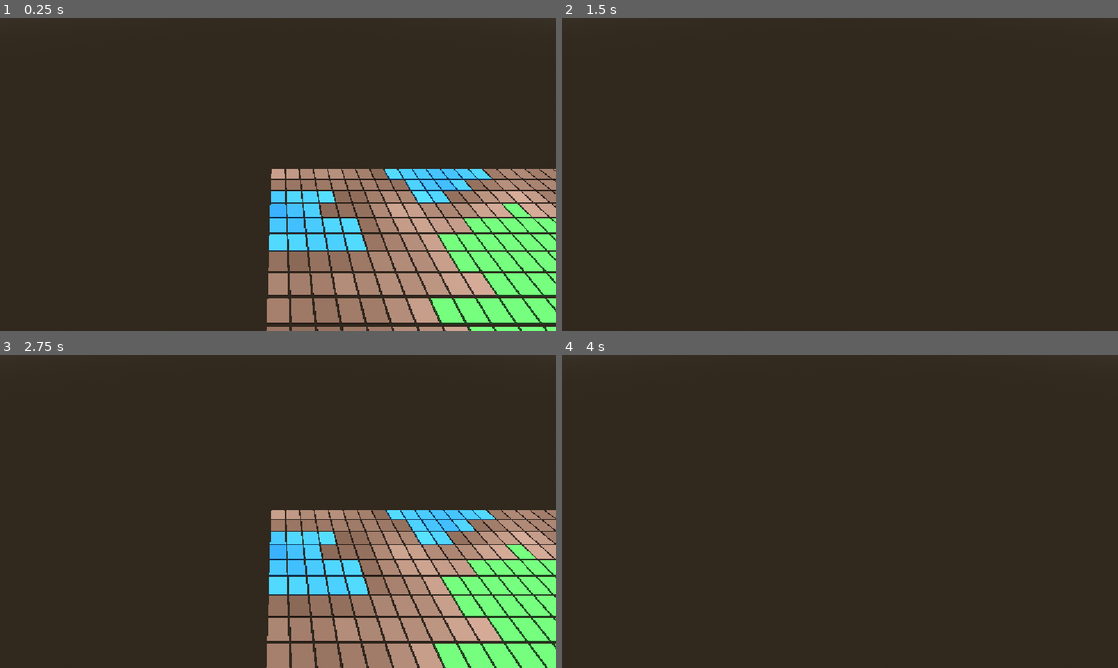
Above: before the commit, frames 1-4 (two rows, left to right).
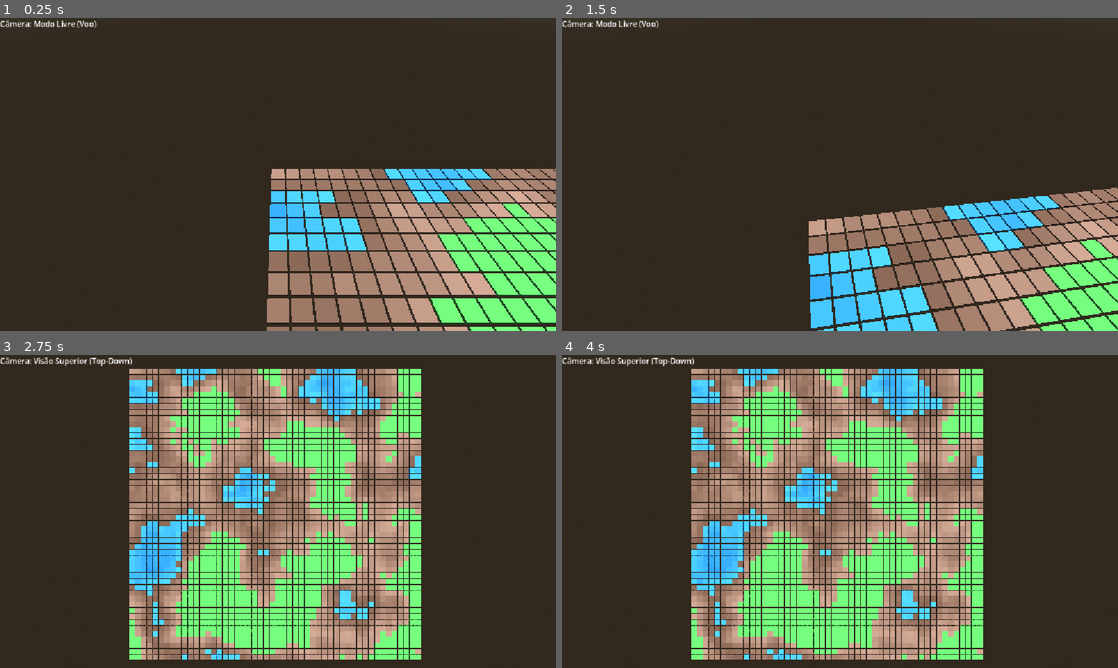
Above: after the commit, the same moments.

Repository: Henrique-apassos/agente-busca
Game: Godot game, scene res://mundo.tscn
Two runs of this game, one before a commit and one after it. Both use one fixed random seed, a clock stepped at 60 frames per second and the inputs below.
Inputs (mouse positions are in pixels of both pictures, inside the frame that each line leads up to):
- Up to frame 1 (0.25 s): no input
- Up to frame 2 (1.5 s): tap Enter at 0.5 s; move the mouse to (867, 174) at 0.52 s; hold W from 0.53 s (still down); tap C at 0.6, 1.35 s; click (867, 174) at 0.67 s; tap Space at 0.77 s; move the mouse to (812, 174) at 1.27 s; click (812, 174) at 1.42 s
- Up to frame 3 (2.75 s): keep holding W; tap Space at 1.52 s; move the mouse to (289, 505) at 2.02 s; hold R from 2.03 s (still down); click (289, 505) at 2.17 s; tap C at 2.3 s
- Up to frame 4 (4 s): keep holding W; tap Space at 2.75, 3.02, 3.77 s; move the mouse to (834, 517) at 2.77 s; release R at 2.78 s; tap Ctrl at 2.85 s; click (834, 517) at 2.92 s; tap C at 3.05, 3.8 s; move the mouse to (878, 514) at 3.52 s; hold Shift from 3.53 s (still down); click (878, 514) at 3.67 s

The runs differ from the first frame. In frame 1, 0.2% of the frame differs, in the area x 0-18%, y 0-4%; in frame 2, 19%; in frame 3, 53%, in the area x 0-100%, y 0-100%; in frame 4, 41%.

Commit message:
Feat: Criação de câmera zenital

Diff:
--- a/camera_3d.gd
+++ b/camera_3d.gd
@@ -10,6 +10,9 @@
 	Input.mouse_mode = Input.MOUSE_MODE_CAPTURED
 
 func _input(event):
+	# Se esta câmera não for a atual, ignora os comandos
+	if not current:
+		return
 	# Solta o mouse ao apertar ESC, e prende de novo se clicar com o botão esquerdo
 	if event is InputEventKey and event.pressed:
 		if event.keycode == KEY_ESCAPE:
@@ -27,6 +30,10 @@
 		rotation.x = clamp(pitch, deg_to_rad(-90), deg_to_rad(90))
 
 func _process(delta):
+	# Se esta câmera não for a atual, ignora os comandos
+	if not current:
+		return
+
 	if Input.get_mouse_mode() != Input.MOUSE_MODE_CAPTURED:
 		return
 
--- /dev/null
+++ b/mundo.gd
@@ -0,0 +1,38 @@
+extends Node3D
+
+@onready var free_camera = $Camera3D
+@onready var top_camera = $TopCamera
+@onready var camera_label = $HUD/CameraLabel
+
+var using_free_camera: bool = true
+
+func _ready():
+	# Garante que o jogo sempre inicie na câmera livre
+	free_camera.make_current()
+	update_hud()
+
+func _input(event):
+	# Detecta se apertou a tecla C (ignorando o ato de segurar a tecla)
+	if event is InputEventKey and event.pressed and not event.echo:
+		if event.keycode == KEY_C:
+			toggle_camera()
+
+func toggle_camera():
+	using_free_camera = !using_free_camera
+
+	if using_free_camera:
+		free_camera.make_current()
+		# Prende o mouse novamente para controlar o voo
+		Input.mouse_mode = Input.MOUSE_MODE_CAPTURED
+	else:
+		top_camera.make_current()
+		# Solta o mouse para você poder usar a tela (útil para clicar na UI depois)
+		Input.mouse_mode = Input.MOUSE_MODE_VISIBLE
+
+	update_hud()
+
+func update_hud():
+	if using_free_camera:
+		camera_label.text = "Câmera: Modo Livre (Voo)"
+	else:
+		camera_label.text = "Câmera: Visão Superior (Top-Down)"
--- a/mundo.tscn
+++ b/mundo.tscn
@@ -1,6 +1,7 @@
 [gd_scene format=3 uid="uid://cmth148s1ow3m"]
 
 [ext_resource type="Script" uid="uid://df5m0gxqfrccg" path="res://camera_3d.gd" id="1_6ba58"]
+[ext_resource type="Script" uid="uid://uilmumcxwbqo" path="res://mundo.gd" id="1_fw4w5"]
 [ext_resource type="Script" uid="uid://cbwekrgp30bng" path="res://grid_manager.gd" id="2_lgngo"]
 
 [sub_resource type="ProceduralSkyMaterial" id="ProceduralSkyMaterial_lgngo"]
@@ -31,6 +32,7 @@
 mesh = SubResource("BoxMesh_fwvjn")
 
 [node name="Mundo" type="Node3D" unique_id=237065845]
+script = ExtResource("1_fw4w5")
 
 [node name="WorldEnvironment" type="WorldEnvironment" parent="." unique_id=2098129811]
 environment = SubResource("Environment_otwa2")
@@ -52,3 +54,13 @@
 
 [node name="GridVisualizer" type="MultiMeshInstance3D" parent="GridManager" unique_id=905125094]
 multimesh = SubResource("MultiMesh_ncwlc")
+
+[node name="TopCamera" type="Camera3D" parent="." unique_id=412091087]
+transform = Transform3D(1, 0, 0, 0, -4.371139e-08, 1, 0, -1, -4.371139e-08, 25, 35, 24)
+
+[node name="HUD" type="CanvasLayer" parent="." unique_id=419264889]
+
+[node name="CameraLabel" type="Label" parent="HUD" unique_id=1630828182]
+offset_right = 40.0
+offset_bottom = 23.0
+text = "Camera: ..."
Not shown, added: mundo.gd.uid
